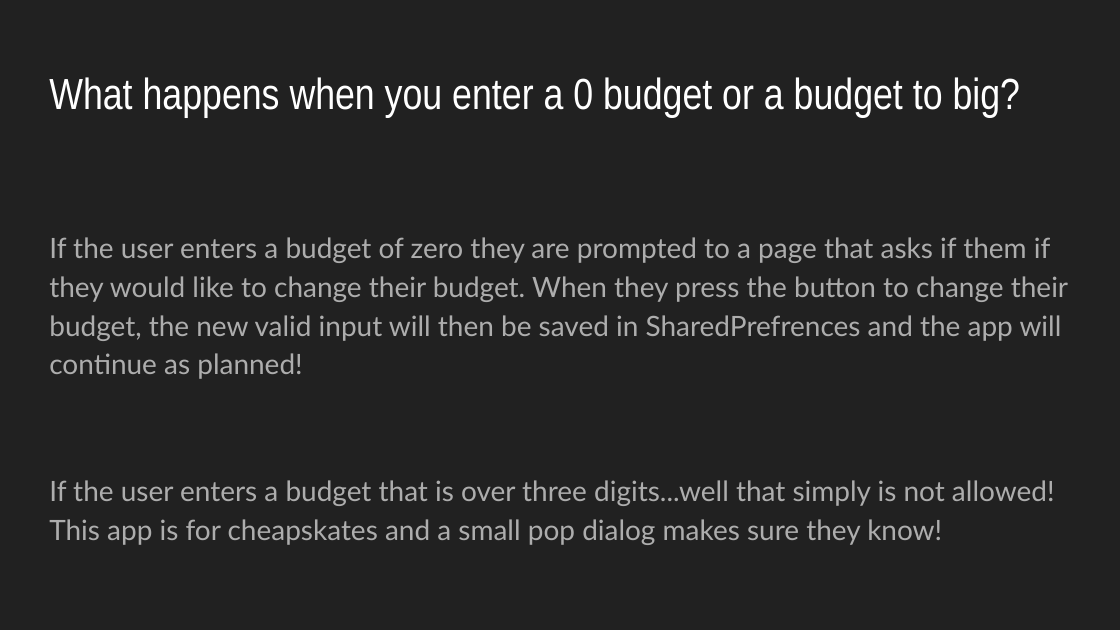
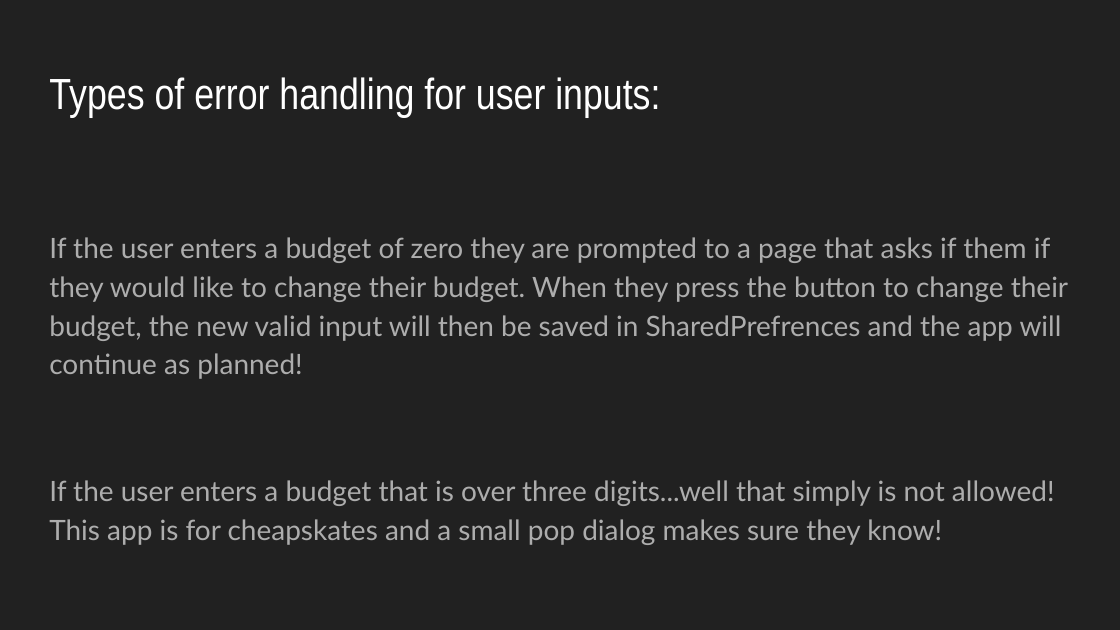
Before and after one commit to davidabadi/cheapskate, a slide deck: slide 14 of ProjectArchitecture.pptx. Drawn at 1120x630 pixels with LibreOffice and Linux fonts; fonts in the diff are those of the drawing. Boxes give left, top, right and bottom in pixels: in the first picture for what was removed or moved away, otherwise in the second. Text is boxed around its words. In the diff, an @@ line names an element or a change of style, - is before the commit and + after.

```diff
--- a/ProjectArchitecture.pptx
+++ b/ProjectArchitecture.pptx
@@ title at (x1=49, y1=77, x2=660, y2=117): text changed @@
-What happens when you enter a 0 budget or a budget to big?
+Types of error handling for user inputs:
```
Also in this commit, not shown: 4 other slides changed.
